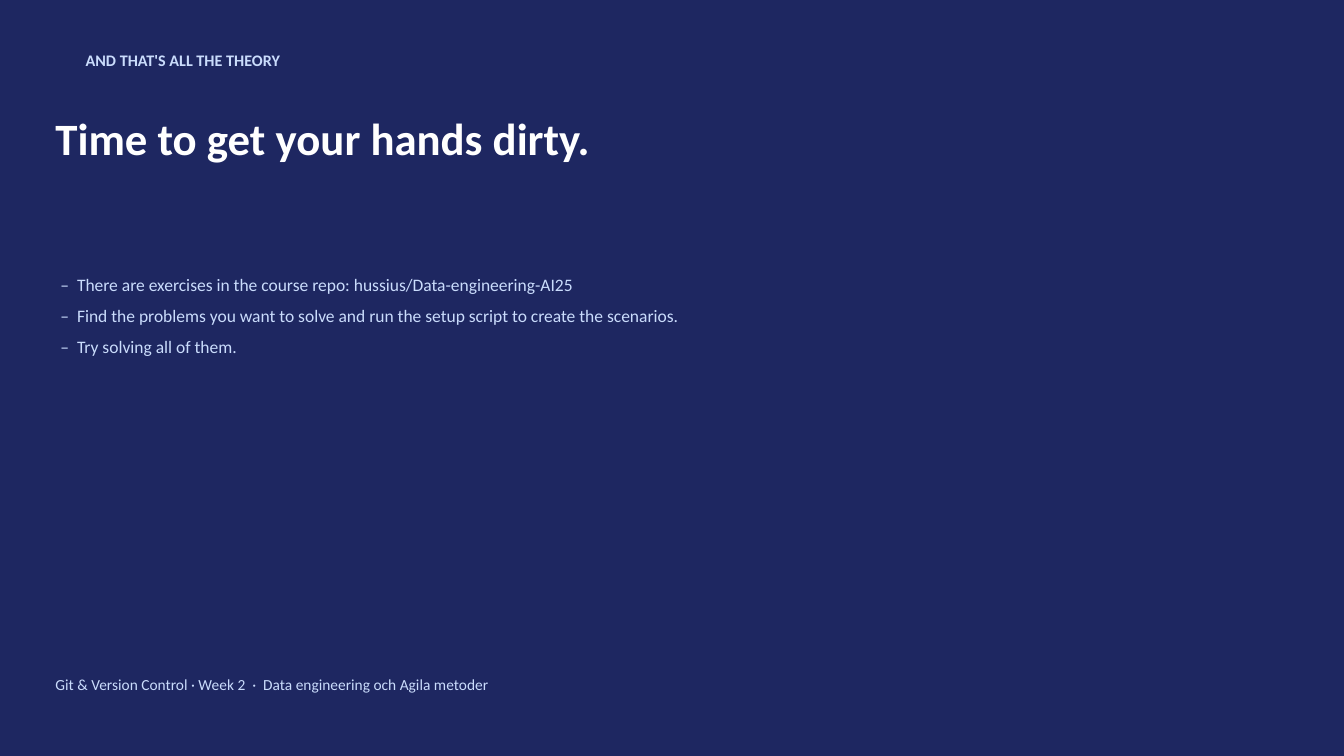
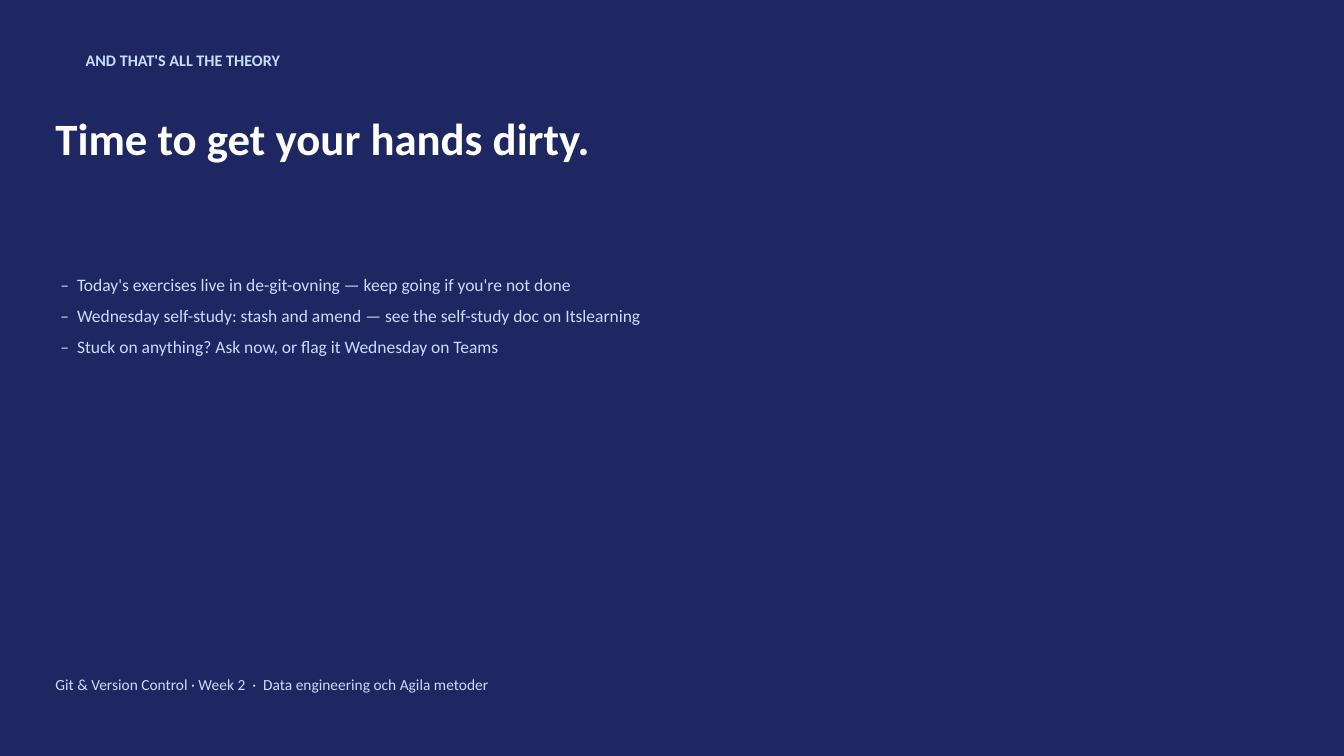
Before and after one commit to Md-Ruhul-Amin-Rony/Data-engineering-AI25, a slide deck: slide 18 of lectures/theory/Lecture3.1_Git.pptx (slide 38 before the commit). Drawn at 1344x756 pixels with LibreOffice and Linux fonts; fonts in the diff are those of the drawing. Boxes give left, top, right and bottom in pixels: in the first picture for what was removed or moved away, otherwise in the second. Text is boxed around its words. In the diff, an @@ line names an element or a change of style, - is before the commit and + after.

Commit message:
Lecture 3 exercises

```diff
--- a/lectures/theory/Lecture3.1_Git.pptx
+++ b/lectures/theory/Lecture3.1_Git.pptx
@@ text at (77,279,640,356): text changed @@
-– There are exercises in the course repo: hussius/Data-engineering-AI25
-– Find the problems you want to solve and run the setup script to create the scenarios.
-– Try solving all of them.
+– Today's exercises live in de-git-ovning — keep going if you're not done
+– Wednesday self-study: stash and amend — see the self-study doc on Itslearning
+– Stuck on anything? Ask now, or flag it Wednesday on Teams
```
Also in this commit, not shown: 16 other slides changed, 20 slides removed, 5 other files.
